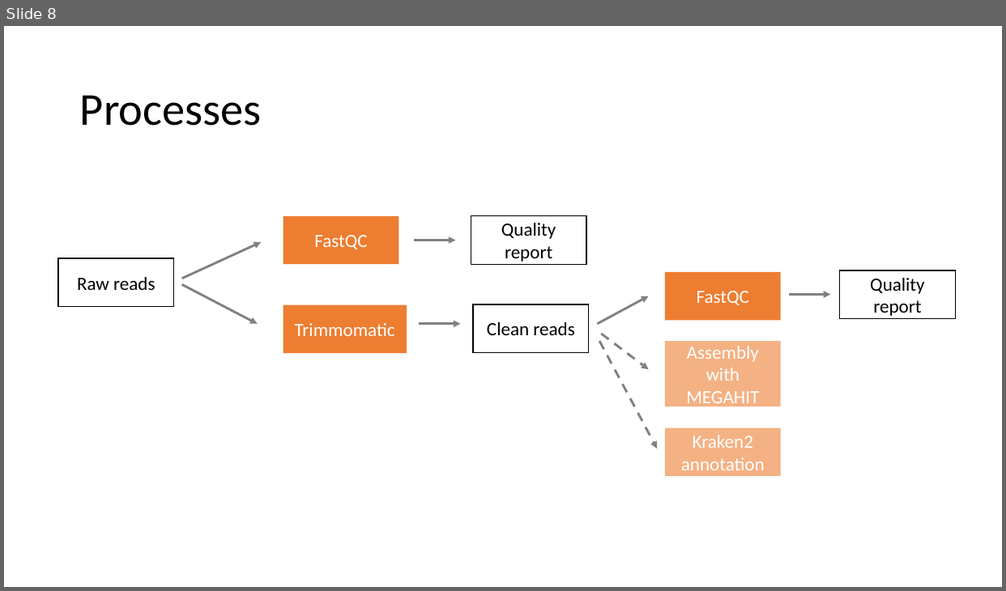
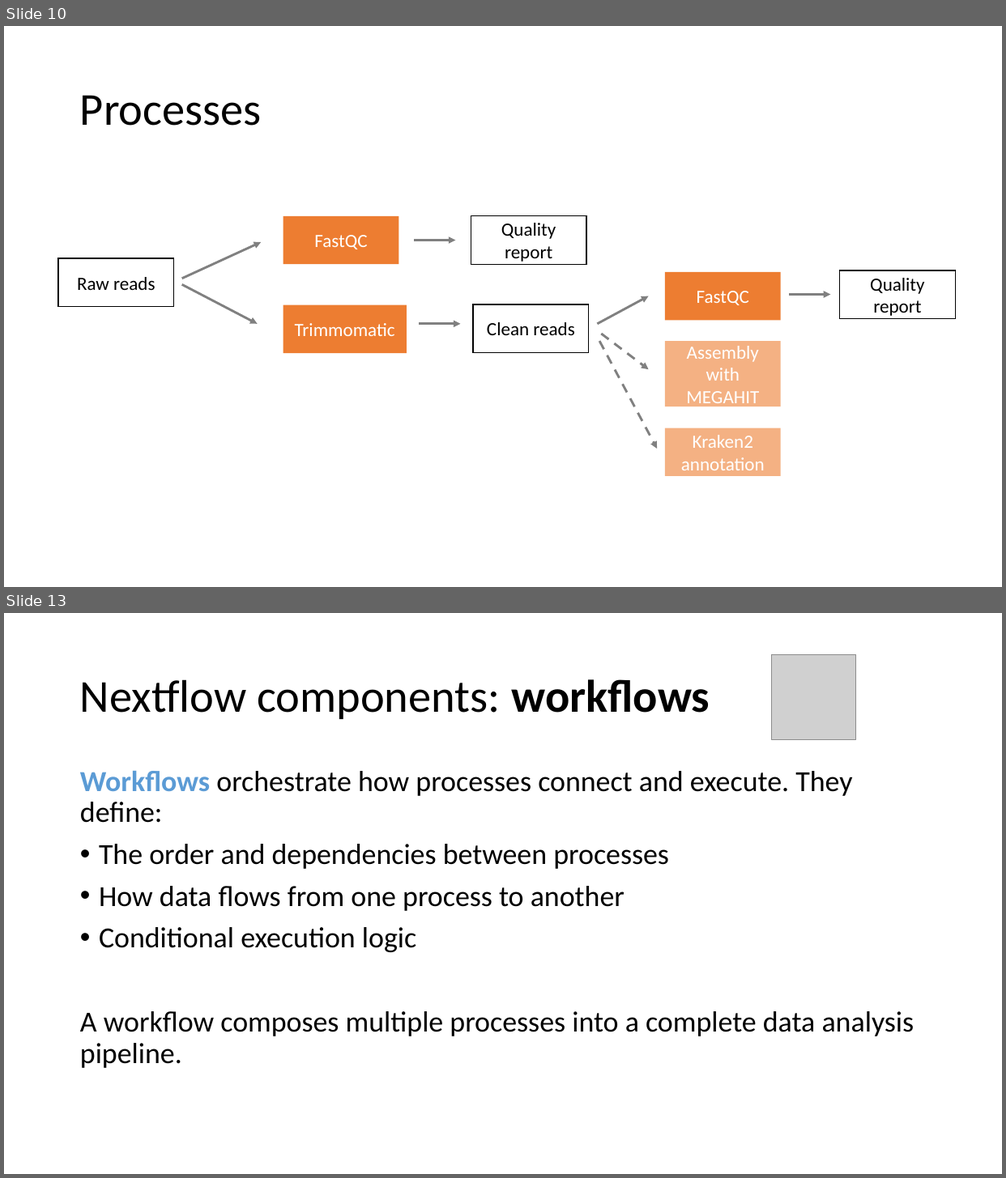
Before and after one commit to hurwitzlab/nextflow_crash_course, a slide deck: day1_material/slides/day1.pptx. Shown one above the other, each under a label of ours: slide 8 before the commit, slides 10 and 13 after it; the slides between them are not shown. The pictures are 1006x591 and 1006x1178 pixels, drawn with LibreOffice and Linux fonts; fonts in the diff are those of the drawing; grey boxes stand for pictures. Boxes give left, top, right and bottom in pixels: in the first picture for what was removed or moved away, otherwise in the second. Text is boxed around its words. In the diff, an @@ line names an element or a change of style, - is before the commit and + after.

```diff
--- a/day1_material/slides/day1.pptx
+++ b/day1_material/slides/day1.pptx
@@ slide 13 added at bbox=[4, 613, 1002, 1174], background #FFFFFF @@
@@ picture added at bbox=[771, 655, 857, 740] @@
@@ title added at bbox=[80, 679, 710, 719], 44 pt, text #000000 @@
+Nextflow components: workflows
@@ text added at bbox=[80, 771, 914, 1068], 28 pt, text #000000 @@
+Workflows orchestrate how processes connect and execute. They define:
+• The order and dependencies between processes
+• How data flows from one process to another
+• Conditional execution logic
+A workflow composes multiple processes into a complete data analysis pipeline.
@@ what was slide 8 is now slide 10 @@
```
Also in this commit, not shown: 7 other slides added, 1 slide removed, 3 other files.
